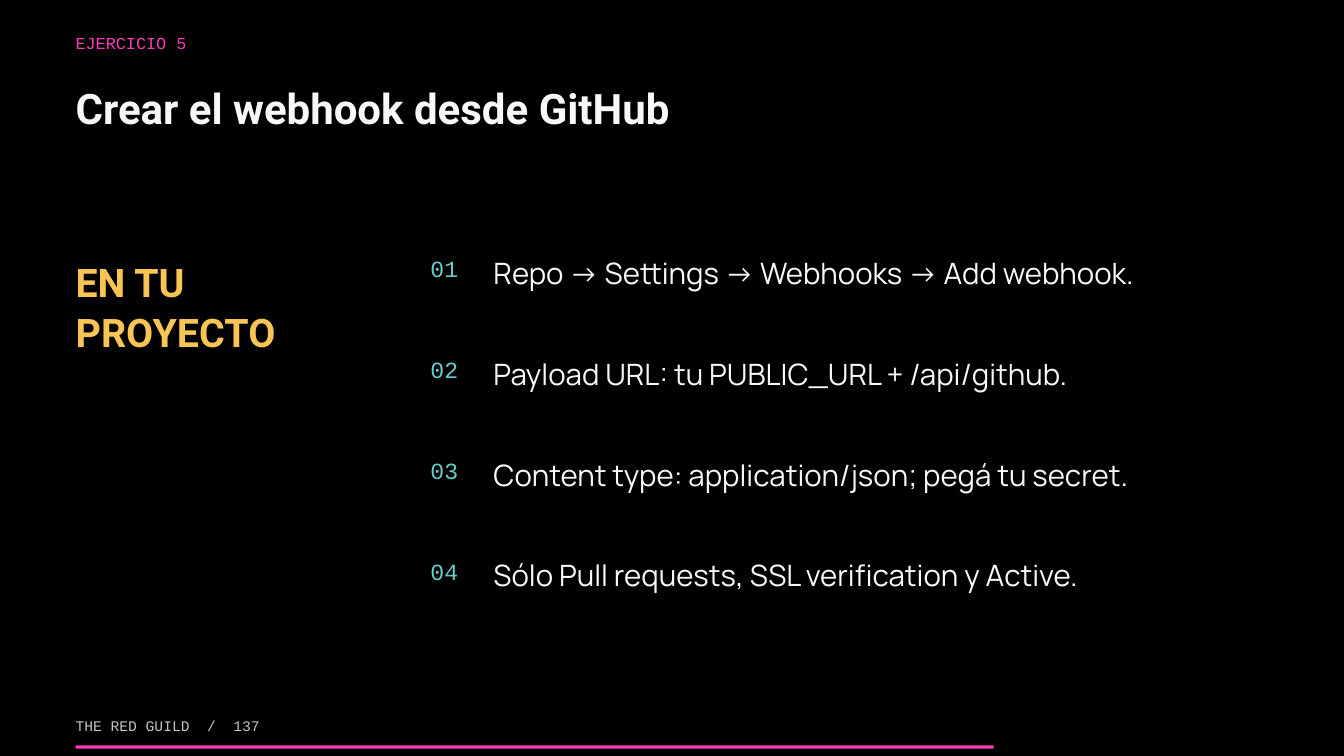
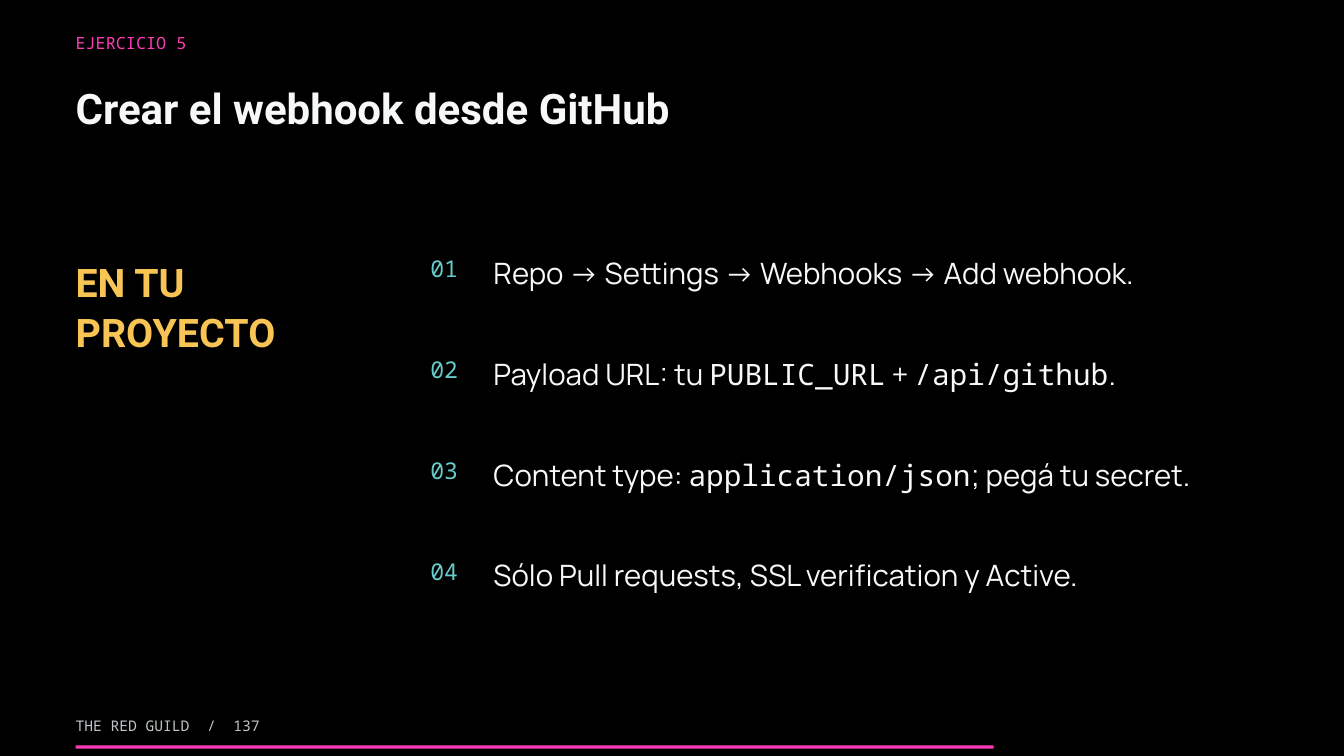
Before and after one commit to theredguild/github-ai-automation-lab, a slide deck: slide 137 of slides/workshop.pptx. Drawn at 1344x756 pixels with LibreOffice and Linux fonts; fonts in the diff are those of the drawing. Boxes give left, top, right and bottom in pixels: in the first picture for what was removed or moved away, otherwise in the second. Text is boxed around its words. In the diff, an @@ line names an element or a change of style, - is before the commit and + after.

```diff
--- a/slides/workshop.pptx
+++ b/slides/workshop.pptx
@@ text "Payload URL: tu PUBLIC_URL + ..." at (x1=493, y1=362, x2=1115, y2=393): font Manrope to Noto Sans Mono in "PUBLIC_URL /api/github." @@
@@ text "Content type: application/json; pegá tu ..." at (x1=493, y1=463, x2=1191, y2=494): font Manrope to Noto Sans Mono in "application/json;" @@
@@ font Courier New to Noto Sans Mono in 6 elements at (x1=76, y1=37, x2=186, y2=49), (x1=76, y1=720, x2=259, y2=731), (x1=430, y1=260, x2=458, y2=278), (x1=430, y1=361, x2=458, y2=379), (x1=430, y1=462, x2=458, y2=480), (x1=430, y1=563, x2=458, y2=581) @@
```
Also in this commit, not shown: 177 other slides changed, 2 other files.
